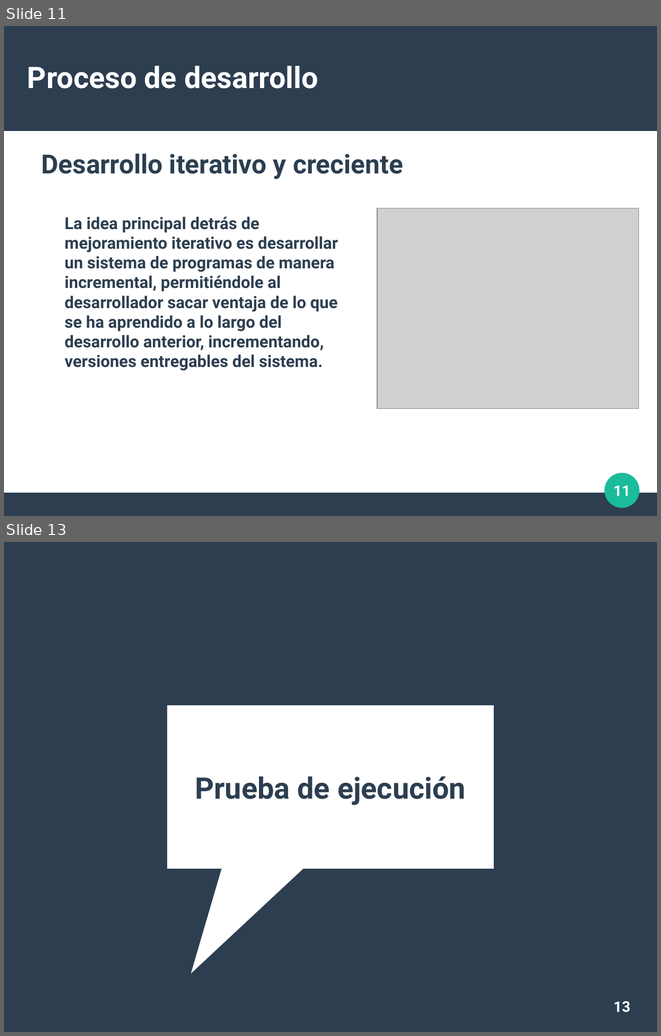
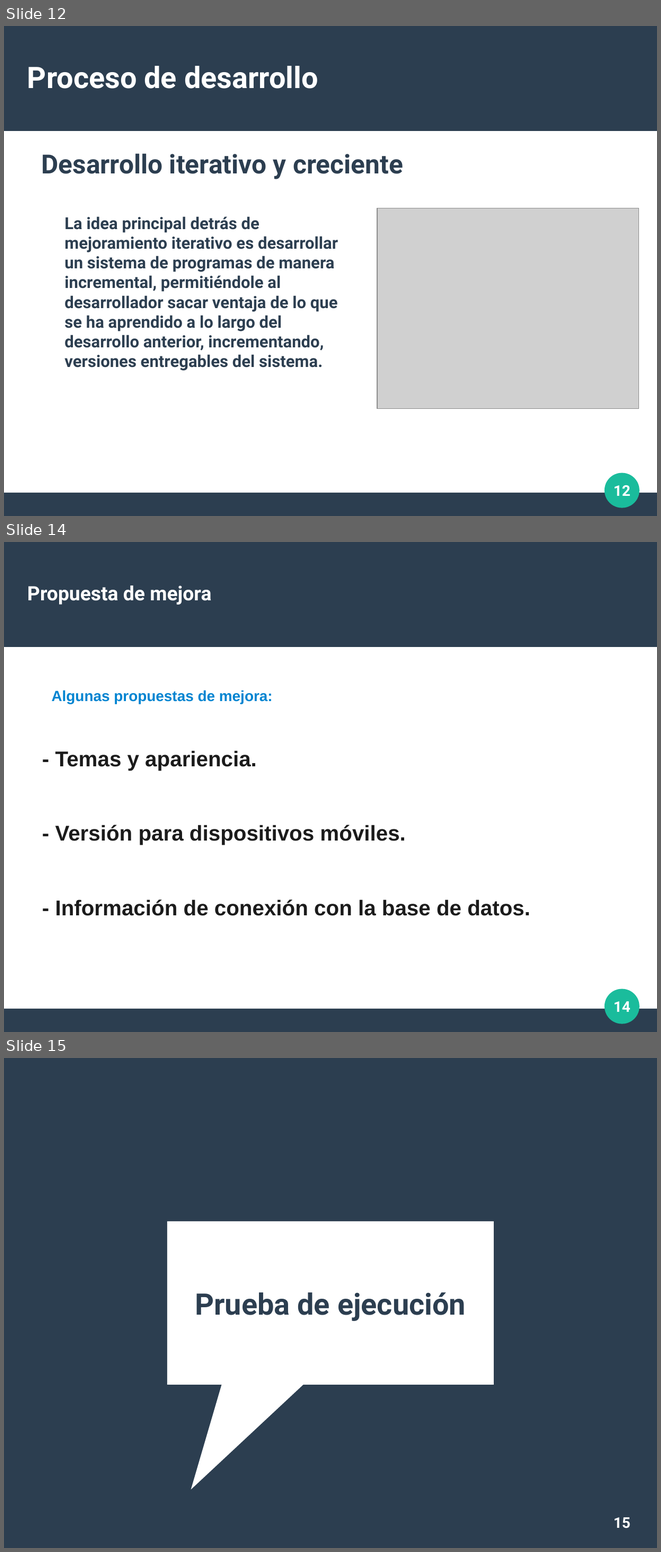
Before and after one commit to sharco-code/Red-Libros, a slide deck: Documentacion/presentacion.odp. Shown one above the other, each under a label of ours: slides 11 and 13 before the commit, slides 12, 14 and 15 after it; the slides between them are not shown. The pictures are 661x1036 and 661x1552 pixels, drawn with LibreOffice and Linux fonts; fonts in the diff are those of the drawing; grey boxes stand for pictures. Boxes give left, top, right and bottom in pixels: in the first picture for what was removed or moved away, otherwise in the second. Text is boxed around its words. In the diff, an @@ line names an element or a change of style, - is before the commit and + after.

```diff
--- a/Documentacion/presentacion.odp
+++ b/Documentacion/presentacion.odp
@@ slide 14 added at [4, 542, 657, 1032], background #FFFFFF; not listed: 3 template elements that a slide beside it also shows @@
@@ title added at [27, 585, 211, 605], 24 pt, text #FFFFFF, bold @@
+Propuesta de mejora
@@ text added at [52, 690, 273, 704], 18 pt, text #0084D1, bold @@
+Algunas propuestas de mejora:
@@ text added at [55, 750, 530, 916], 26 pt, text #1B1B1B, bold @@
+- Temas y apariencia.
+- Versión para dispositivos móviles.
+- Información de conexión con la base de datos.
@@ page number added at [614, 1001, 630, 1012], 18 pt, text #FFFFFF, bold @@
+14
@@ what was slide 11 is now slide 12 @@
@@ page number at [614, 485, 630, 496]: text changed @@
-11
+12
@@ what was slide 13 is now slide 15 @@
@@ page number at [614, 1517, 630, 1528]: text changed @@
-13
+15
```
Also in this commit, not shown: 3 slides changed, 1 other slide added, 1 other file.
